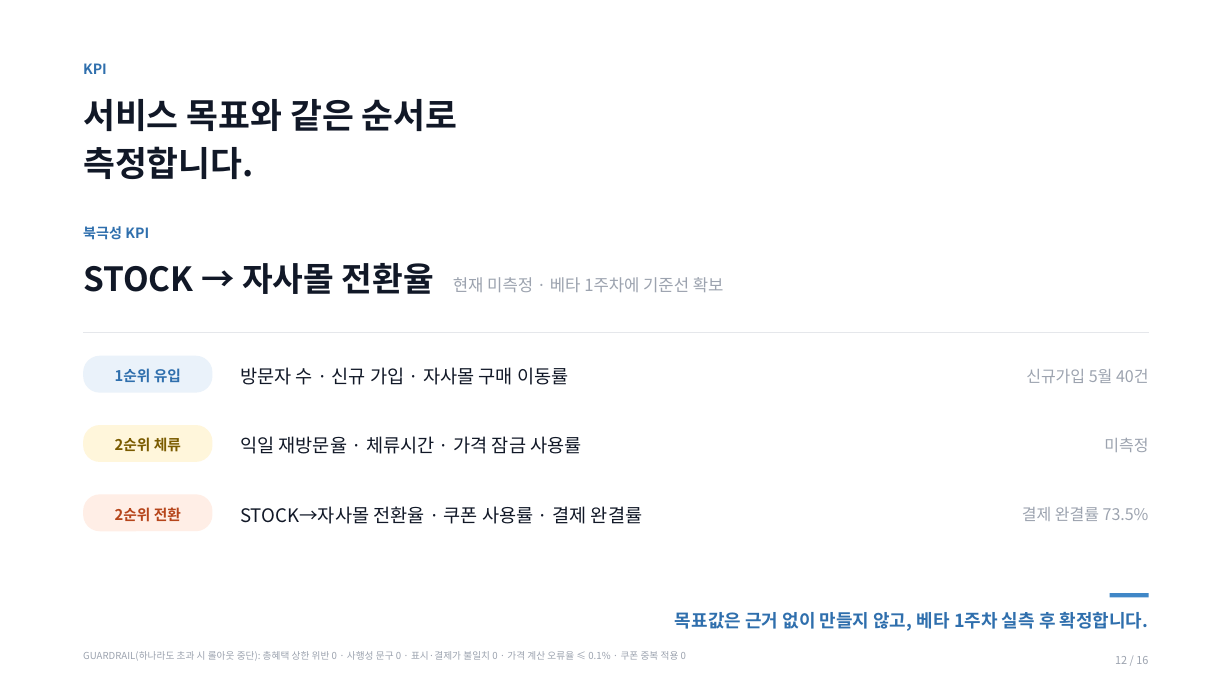
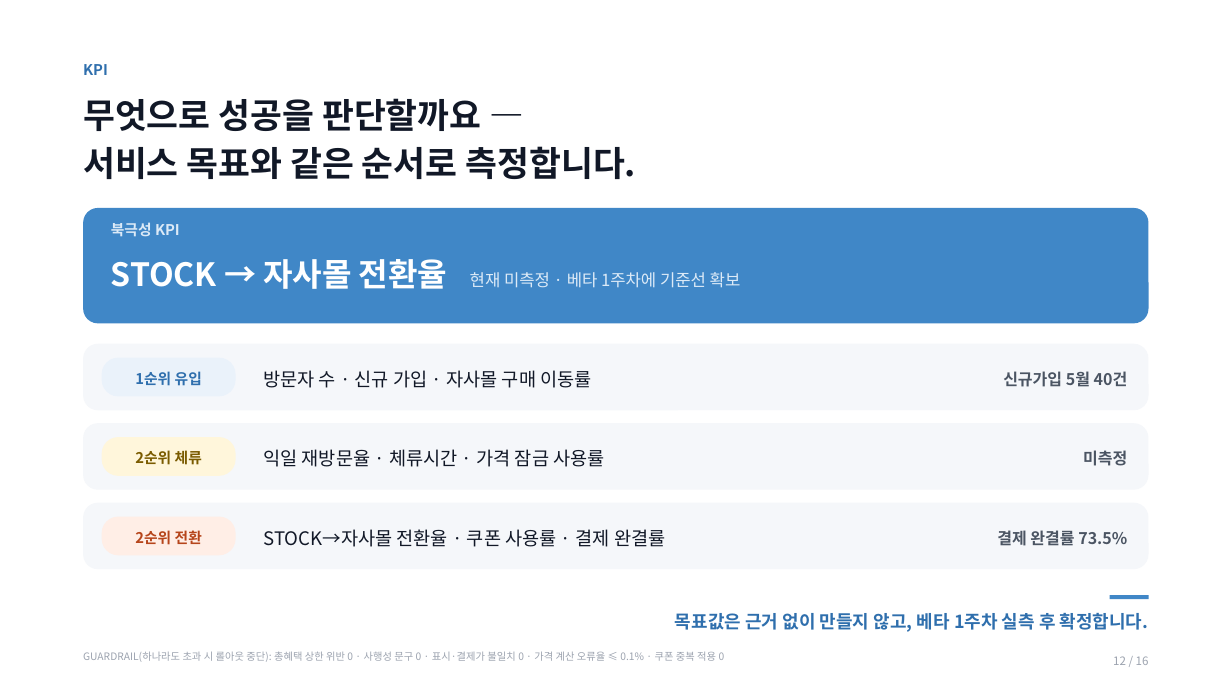
Before and after one commit to jennie-brain/makji-personal, a slide deck: slide 12 of docs/04_presentations/막지스톡_기업대표_서비스기획_발표v5.0.pptx. Drawn at 1232x693 pixels with LibreOffice and Linux fonts; fonts in the diff are those of the drawing. Boxes give left, top, right and bottom in pixels: in the first picture for what was removed or moved away, otherwise in the second. Text is boxed around its words. In the diff, an @@ line names an element or a change of style, - is before the commit and + after.

```diff
--- a/docs/04_presentations/막지스톡_기업대표_서비스기획_발표v5.0.pptx
+++ b/docs/04_presentations/막지스톡_기업대표_서비스기획_발표v5.0.pptx
@@ text "KPI" at (x1=83, y1=64, x2=108, y2=75): size 11 to 11.5 pt @@
@@ text at (x1=83, y1=98, x2=635, y2=179): text changed @@
-서비스 목표와 같은 순서로
-측정합니다.
+무엇으로 성공을 판단할까요 —
+서비스 목표와 같은 순서로 측정합니다.
@@ rounded rectangle added at (x1=83, y1=208, x2=1149, y2=323), fill #4087C7 @@
@@ text "북극성 KPI" moved from (x1=83, y1=226, x2=149, y2=240) to (x1=111, y1=222, x2=180, y2=237) @@
@@ text "북극성 KPI" at (x1=111, y1=222, x2=180, y2=237): size 11 to 11.5 pt, text colour #2F6FAD to #DCEAF7 @@
@@ text "STOCK → 자사몰 전환율 현재 ..." moved from (x1=83, y1=263, x2=724, y2=294) to (x1=111, y1=259, x2=741, y2=289) @@
@@ text "STOCK → 자사몰 전환율 현재 ..." at (x1=111, y1=259, x2=741, y2=289): size 26 to 25 pt, text colour #111827 to #FFFFFF in "STOCK → 자사몰 전환율"; text colour #9CA3AF to #DCEAF7 in "현재 미측정 · 베타 1주차에 기준선 확보" @@
@@ line removed from (83, 333) to (1149, 333) @@
@@ rounded rectangle added at (x1=83, y1=344, x2=1149, y2=410), fill #F5F7FA @@
@@ text "1순위 유입" moved from (x1=115, y1=368, x2=181, y2=383) to (x1=135, y1=371, x2=202, y2=386) @@
@@ rounded rectangle resized from (x1=83, y1=356, x2=213, y2=393) to (x1=102, y1=358, x2=236, y2=396) @@
@@ text "방문자 수 · 신규 가입 ..." moved from (x1=240, y1=367, x2=568, y2=385) to (x1=263, y1=370, x2=591, y2=388) @@
@@ text "신규가입 5월 40건" moved from (x1=1026, y1=369, x2=1149, y2=383) to (x1=1003, y1=371, x2=1128, y2=387) @@
@@ rounded rectangle added at (x1=83, y1=423, x2=1149, y2=490), fill #F5F7FA @@
@@ text "2순위 체류" moved from (x1=115, y1=437, x2=181, y2=452) to (x1=135, y1=450, x2=202, y2=465) @@
@@ rounded rectangle resized from (x1=83, y1=425, x2=213, y2=462) to (x1=102, y1=437, x2=236, y2=476) @@
@@ text "익일 재방문율 · 체류시간 · ..." moved from (x1=240, y1=436, x2=581, y2=454) to (x1=263, y1=449, x2=604, y2=467) @@
@@ text "미측정" moved from (x1=1104, y1=438, x2=1148, y2=452) to (x1=1083, y1=450, x2=1127, y2=466) @@
@@ rounded rectangle added at (x1=83, y1=503, x2=1149, y2=569), fill #F5F7FA @@
@@ text "STOCK→자사몰 전환율 · 쿠폰 사용률 ..." moved from (x1=240, y1=506, x2=642, y2=524) to (x1=263, y1=529, x2=665, y2=547) @@
@@ text colour #9CA3AF to #4B5563, bold on in 3 elements at (x1=1003, y1=371, x2=1128, y2=387), (x1=1083, y1=450, x2=1127, y2=466), (x1=997, y1=530, x2=1127, y2=546) @@
@@ text "결제 완결률 73.5%" moved from (x1=1022, y1=507, x2=1149, y2=521) to (x1=997, y1=530, x2=1127, y2=546) @@
@@ text "2순위 전환" moved from (x1=115, y1=507, x2=181, y2=522) to (x1=135, y1=530, x2=202, y2=545) @@
@@ proportions changed in 3 elements at (x1=102, y1=358, x2=236, y2=396), (x1=102, y1=437, x2=236, y2=476), (x1=102, y1=517, x2=236, y2=555) @@
@@ rounded rectangle resized from (x1=83, y1=494, x2=213, y2=531) to (x1=102, y1=517, x2=236, y2=555) @@
@@ text "GUARDRAIL(하나라도 초과 시 롤아웃 중단): ..." at (x1=83, y1=651, x2=725, y2=662): size 7.5 to 8 pt @@
@@ text "12 / 16" at (x1=1113, y1=656, x2=1149, y2=665): size 8.5 to 9 pt @@
```
Also in this commit, not shown: 13 other slides changed, 2 other files.
